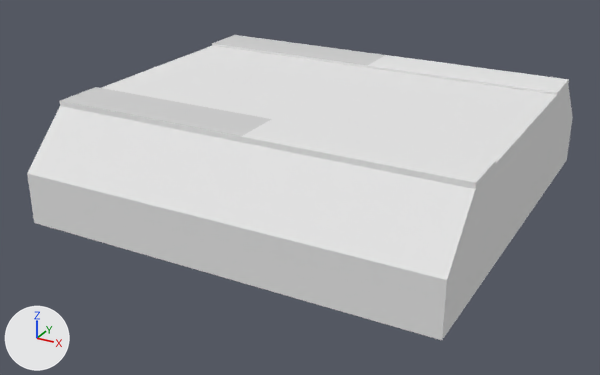
A saved change to the OBJ model android/assets/data/road.obj.
Both versions are drawn from a 50 mm camera at (7.08, -13.86, 4.85) aimed at (-0.23, -0.56, -1.81). Lighting does not change. The marker at lower left points along +X, +Y and +Z. Where no turn or scale is listed for an object, it has been applied to the vertices.

Names of what the first picture shows: 'road-straight-low_Cube.131'.
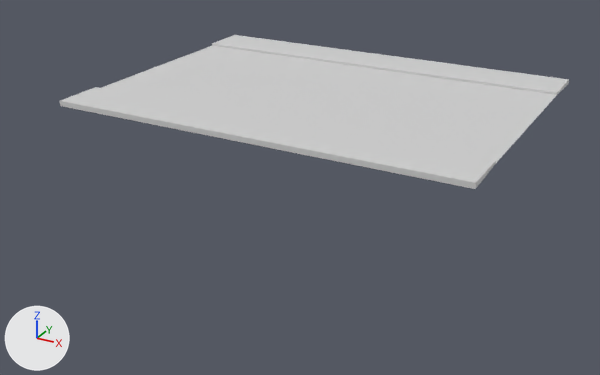
What differs and where, as boxes (x1, y1, x2, y2) in the pictures (600 x 375 px):
'road-straight-low_Cube.131', recoloured, reshaped (white to grey, 7% narrower, 49% shorter)
    before: (27, 35, 573, 340)
    after: (60, 35, 569, 189)
part 1 of me_road_straight_low_cube_131, deleted
    before: (27, 85, 573, 340)

Diff of the bpy script that builds the scene:
```diff
--- a/android/assets/data/road.obj.py
+++ b/android/assets/data/road.obj.py
@@ mat_ground_002 @@
 mat_ground_002 = principled_material('ground.002')
-mat_ground_002.base_color = (0.8, 0.8, 0.8)  # white #e7e7e7
+mat_ground_002.base_color = (0.64, 0.64, 0.64)  # light grey #d1d1d1
 mat_ground_002.roughness = 1.0
@@ mat_border1_001 @@
 mat_border1_001 = principled_material('border1.001')
-mat_border1_001.base_color = (0.8, 0.8, 0.8)  # white #e7e7e7
+mat_border1_001.base_color = (0.64, 0.64, 0.64)  # light grey #d1d1d1
 mat_border1_001.roughness = 1.0
@@ mat_road_002 @@
 mat_road_002 = principled_material('road.002')
-mat_road_002.base_color = (0.8, 0.8, 0.8)  # white #e7e7e7
+mat_road_002.base_color = (0.64, 0.64, 0.64)  # light grey #d1d1d1
 mat_road_002.roughness = 1.0
@@ me_road_straight_low_cube_131 @@
 # used by ob_road_straight_low_cube_131; location = (0.0, 0.0, 0.0)
-me_road_straight_low_cube_131.from_pydata(...)  # 49 vertices, 84 faces; spans x -4.0..4.0, y -4.0..4.0, z -2.0..0.1
+me_road_straight_low_cube_131.from_pydata(...)  # 25 vertices, 40 faces; spans x -4.0..4.0, y -3.0..3.0, z 0.0..0.1
+# me_road_straight_low_cube_131 part 1
+# 24 vertices are removed from x -4.0..4.0, y -4.0..4.0, z -2.0..-1.0
+# 44 faces are deleted
 me_road_straight_low_cube_131.materials.append(mat_ground_002)
```
